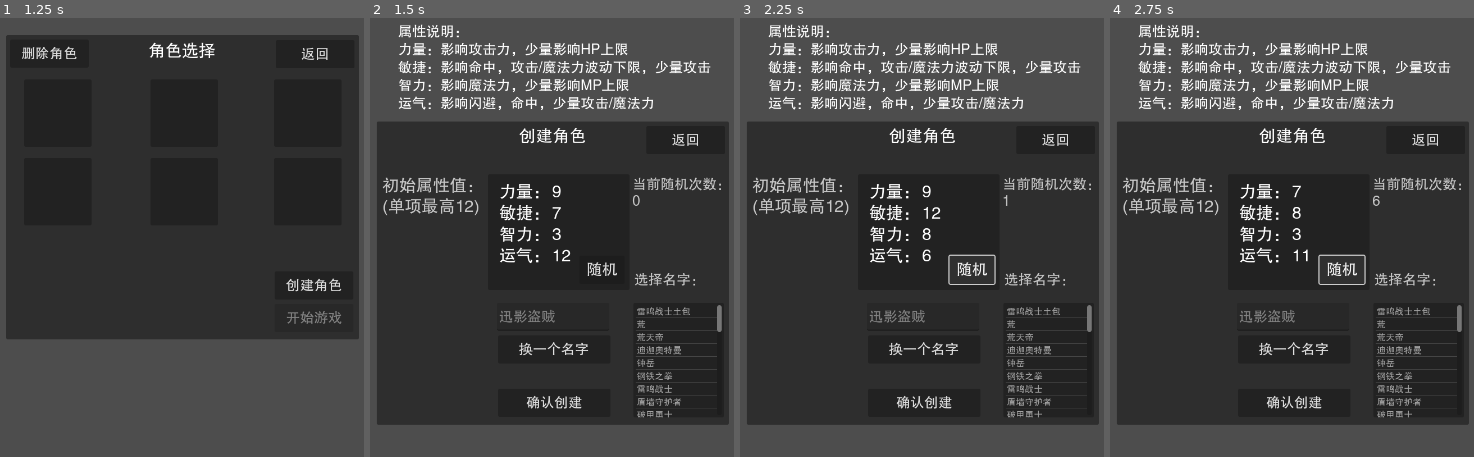
Above: before the commit, frames 1-4 (left to right).
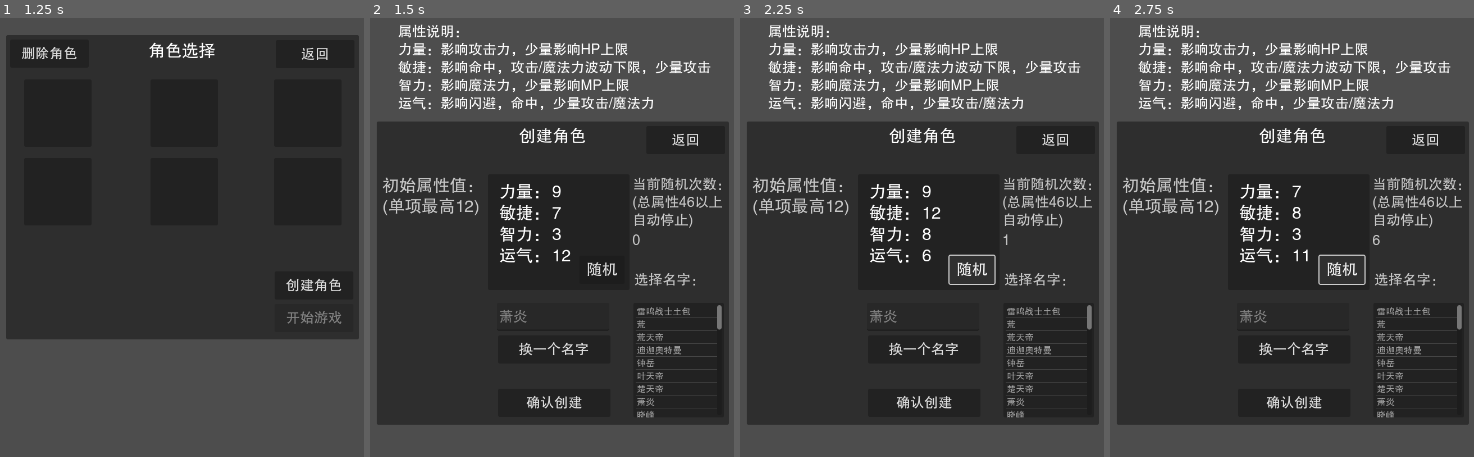
Above: after the commit, the same moments.

Repository: limingboGitHub/TextAdventure
Game: Godot game, scene res://src/scenes/start.tscn
Two runs of this game, one before a commit and one after it. Both use one fixed random seed, a clock stepped at 60 frames per second and the inputs below.
Inputs:
- Up to frame 1 (1.25 s): click "开始游戏" at 0.5 s
- Up to frame 2 (1.5 s): click "创建角色" at 1.25 s
- Up to frame 3 (2.25 s): click "随机" at 2 s
- Up to frame 4 (2.75 s): no input

Frame 1 is identical in both runs. In frame 2, 1.2% of the frame differs, in the area x 35-97%, y 40-92%; in frame 3, 1.1%; in frame 4, 1.2%.

Commit message:
fix: 修复词条描述问题

Diff:
--- a/assets/config/effect.json
+++ b/assets/config/effect.json
@@ -429,7 +429,7 @@
 		"effect_000062":{
 			"name": "福星高照",
 			"effect_type": "best_luck",
-			"desc": "运气至上效果增加{d}",
+			"desc": "运气加持效果增加{d}",
 			"value_type": "percent",
 			"value": 1
 		},
--- a/src/core/repository/file_cache_tool.gd
+++ b/src/core/repository/file_cache_tool.gd
@@ -9,7 +9,7 @@
 var game_save_dir = "user://game_save"
 
 # 配置文件版本号
-const CONFIG_VERSION = 5
+const CONFIG_VERSION = 6
 
 # 配置资源目录内部目录
 var config_res_dir = "res://assets/config"
--- a/src/scenes/role_create.gd
+++ b/src/scenes/role_create.gd
@@ -25,6 +25,11 @@
 	"荒天帝",
 	"迪迦奥特曼",
 	"钟岳",
+	"叶天帝",
+	"楚天帝",
+	"萧炎",
+	"晓峰",
+	"叶十三",
 
 	"钢铁之拳",
 	"雷鸣战士",
--- a/src/scenes/role_create.tscn
+++ b/src/scenes/role_create.tscn
@@ -50,13 +50,15 @@
 theme = ExtResource("2_ux6g7")
 theme_override_colors/font_color = Color(0.784314, 0.784314, 0.784314, 1)
 theme_override_font_sizes/font_size = 25
-text = "当前随机次数："
+text = "当前随机次数：
+(总属性46以上
+自动停止)"
 
 [node name="Num" type="Label" parent="RandomNum"]
 layout_mode = 0
-offset_top = 30.0
+offset_top = 100.0
 offset_right = 175.0
-offset_bottom = 59.0
+offset_bottom = 129.0
 theme = ExtResource("2_ux6g7")
 theme_override_colors/font_color = Color(0.784314, 0.784314, 0.784314, 1)
 theme_override_font_sizes/font_size = 25
Not shown, changed: export_presets.cfg
